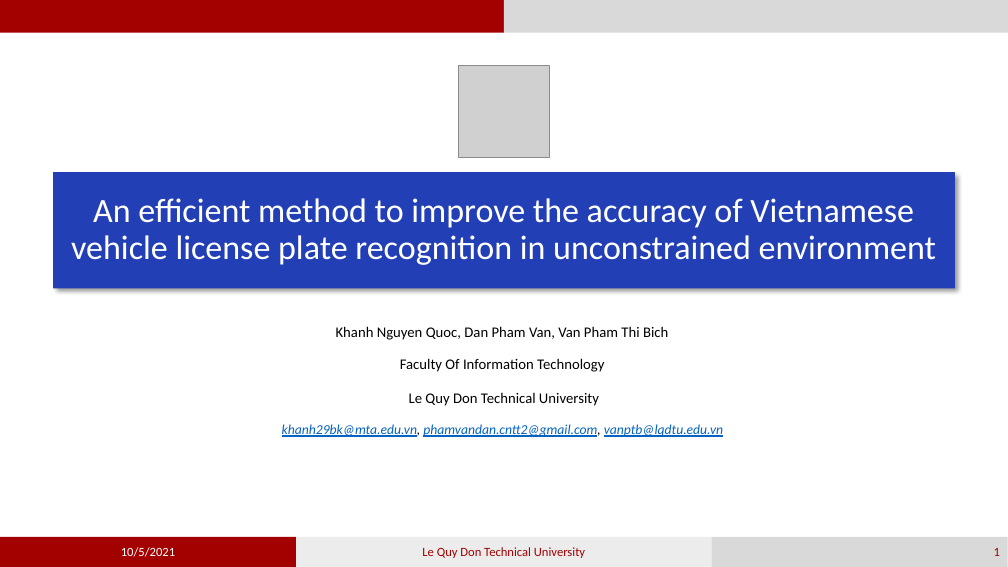
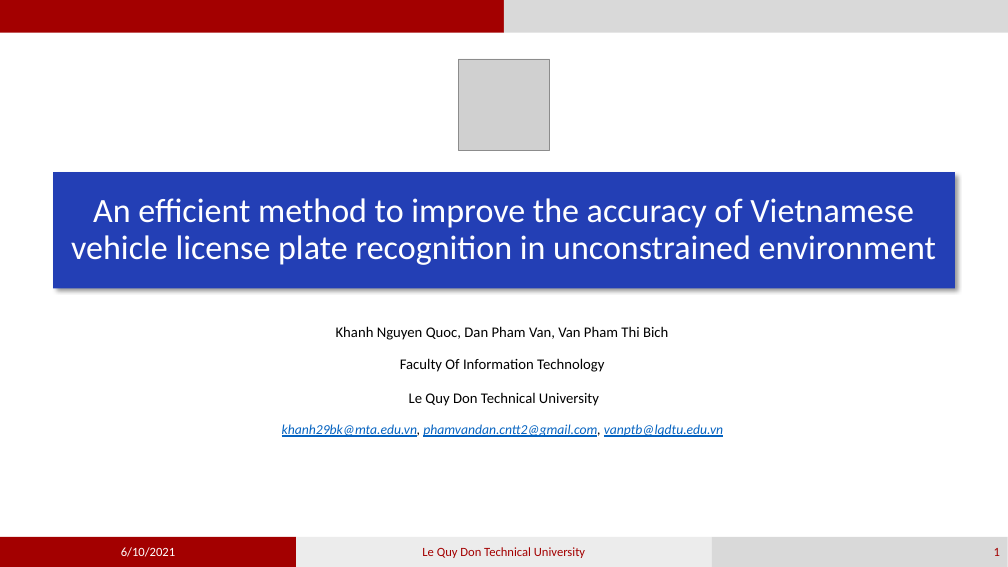
Before and after one commit to phamvandan/graduated-thesis-2021, a slide deck: slide 1 of my_template.pptx. Drawn at 1008x567 pixels with LibreOffice and Linux fonts; fonts in the diff are those of the drawing; grey boxes stand for pictures. Boxes give left, top, right and bottom in pixels: in the first picture for what was removed or moved away, otherwise in the second. Text is boxed around its words. In the diff, an @@ line names an element or a change of style, - is before the commit and + after.

Commit message:
update

```diff
--- a/my_template.pptx
+++ b/my_template.pptx
@@ picture moved from (x1=458, y1=66, x2=550, y2=157) to (x1=458, y1=59, x2=550, y2=150) @@
@@ text in rectangle at (x1=121, y1=547, x2=175, y2=557): text changed @@
-10/5/2021
+6/10/2021
```
Also in this commit, not shown: 4 other slides changed, 8 slides added.
